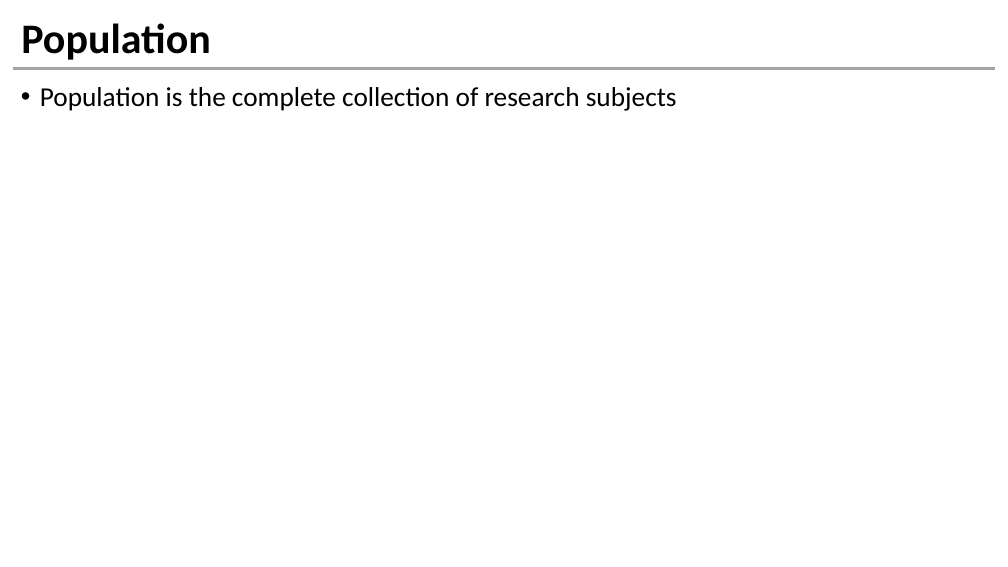
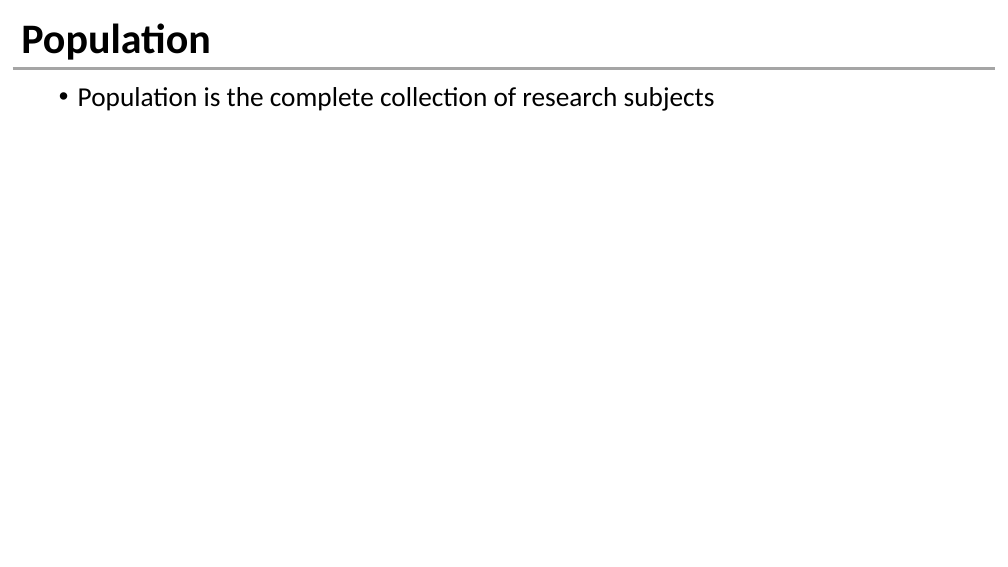
Before and after one commit to jaynal83/sphr, a slide deck: slide 3 of Template.pptx. Drawn at 1008x567 pixels with LibreOffice and Linux fonts; fonts in the diff are those of the drawing. Boxes give left, top, right and bottom in pixels: in the first picture for what was removed or moved away, otherwise in the second. Text is boxed around its words. In the diff, an @@ line names an element or a change of style, - is before the commit and + after.

```diff
--- a/Template.pptx
+++ b/Template.pptx
@@ text "Population is the complete collection ...": place and size @@
-text "Population is the complete collection ..." at [40,87,677,111]
+text "Population is the complete collection ..." at [78,87,715,111]
```
Also in this commit, not shown: 1 other slide changed.
